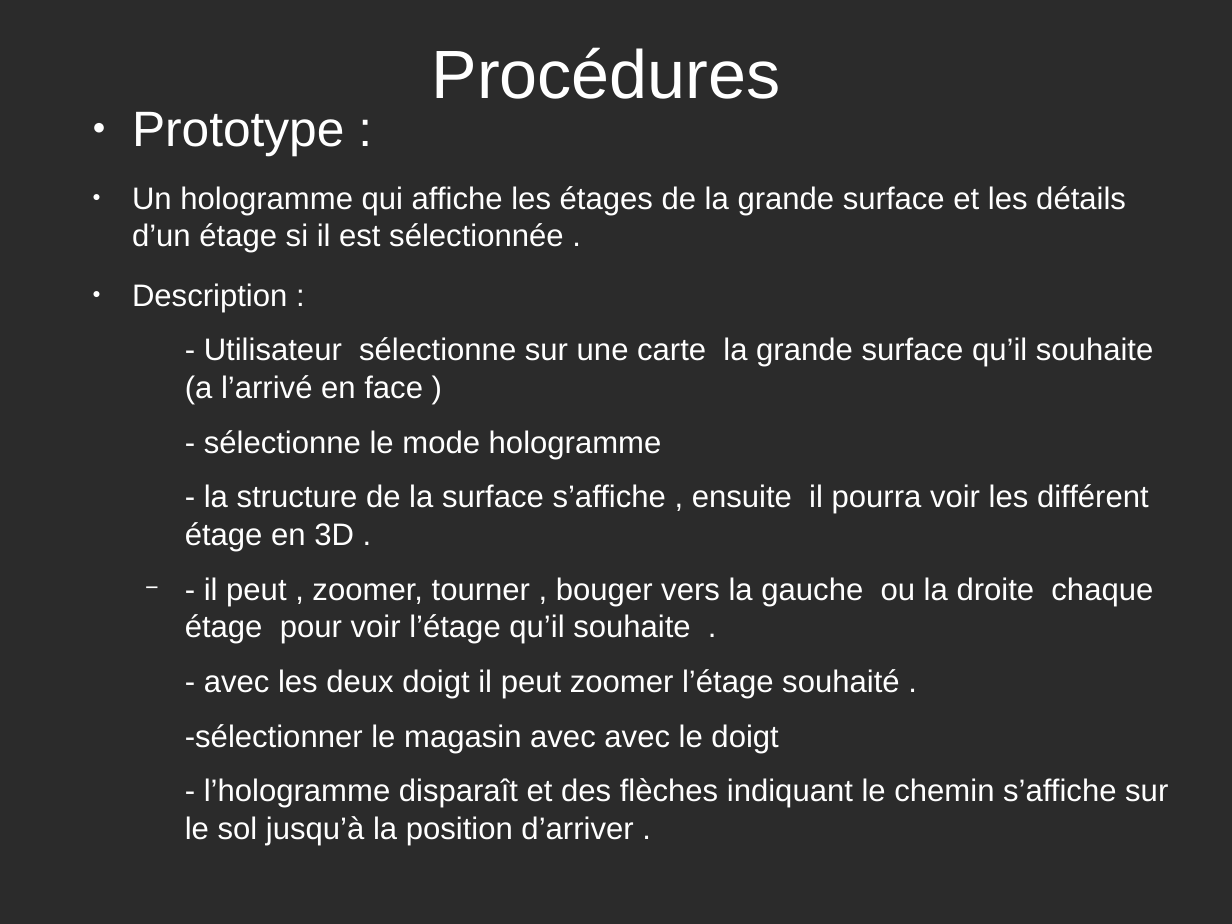
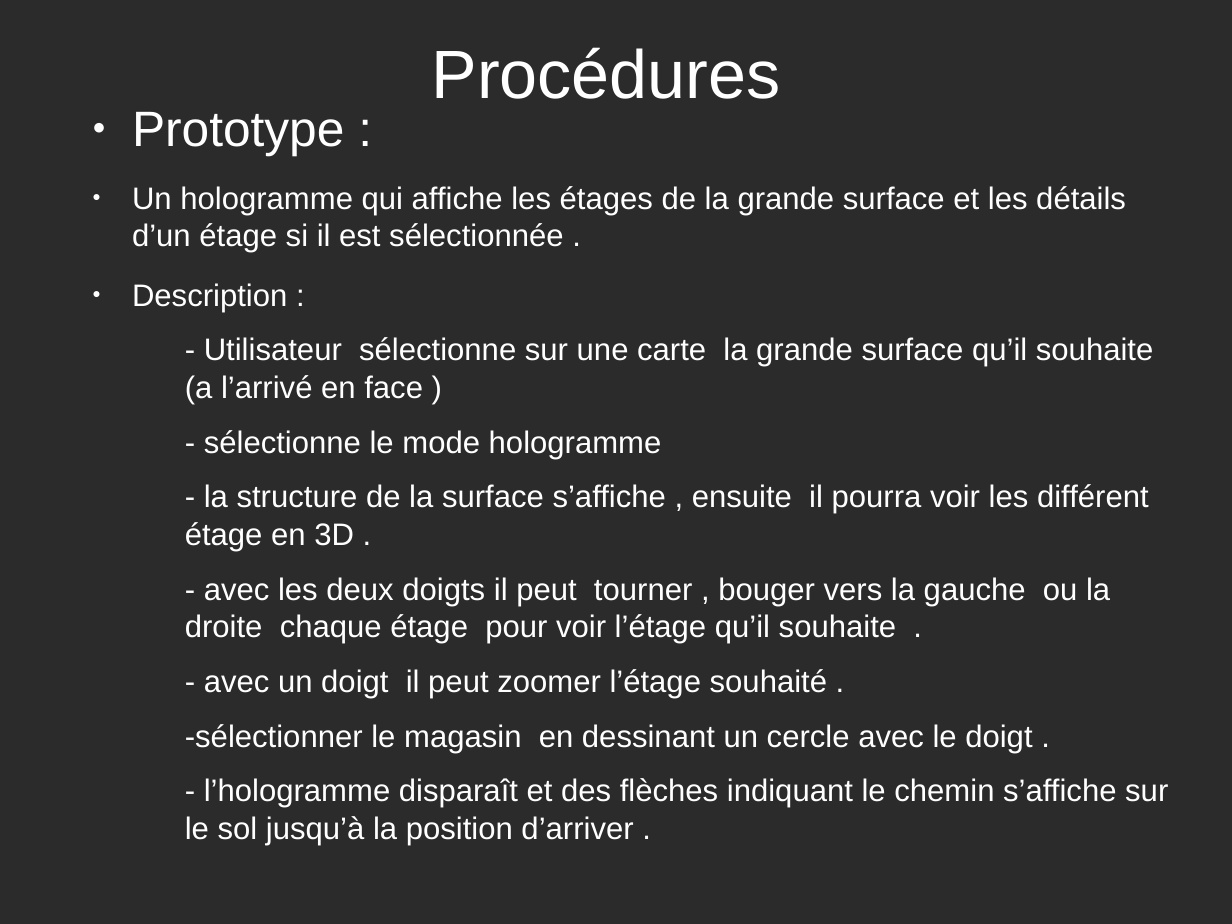
Before and after one commit to khalilDerras/Projet_IHM, a slide deck: slide 10 of presentation.odp. Drawn at 1232x924 pixels with LibreOffice and Linux fonts; fonts in the diff are those of the drawing; background and template pictures are left out; a plain dark background stands for a picture behind light text. Boxes give left, top, right and bottom in pixels: in the first picture for what was removed or moved away, otherwise in the second. Text is boxed around its words. In the diff, an @@ line names an element or a change of style, - is before the commit and + after.

```diff
--- a/presentation.odp
+++ b/presentation.odp
@@ text at (x1=185, y1=577, x2=1110, y2=753): text changed @@
-  − - il peut , zoomer, tourner , bouger vers la gauche ou la droite chaque étage pour voir l’étage qu’il souhaite .
-  - avec les deux doigt il peut zoomer l’étage souhaité .
-  -sélectionner le magasin avec avec le doigt
+  - avec les deux doigts il peut tourner , bouger vers la gauche ou la droite chaque étage pour voir l’étage qu’il souhaite .
+  - avec un doigt il peut zoomer l’étage souhaité .
+  -sélectionner le magasin en dessinant un cercle avec le doigt .
```
Also in this commit, not shown: 3 other slides changed, 2 slides added.
